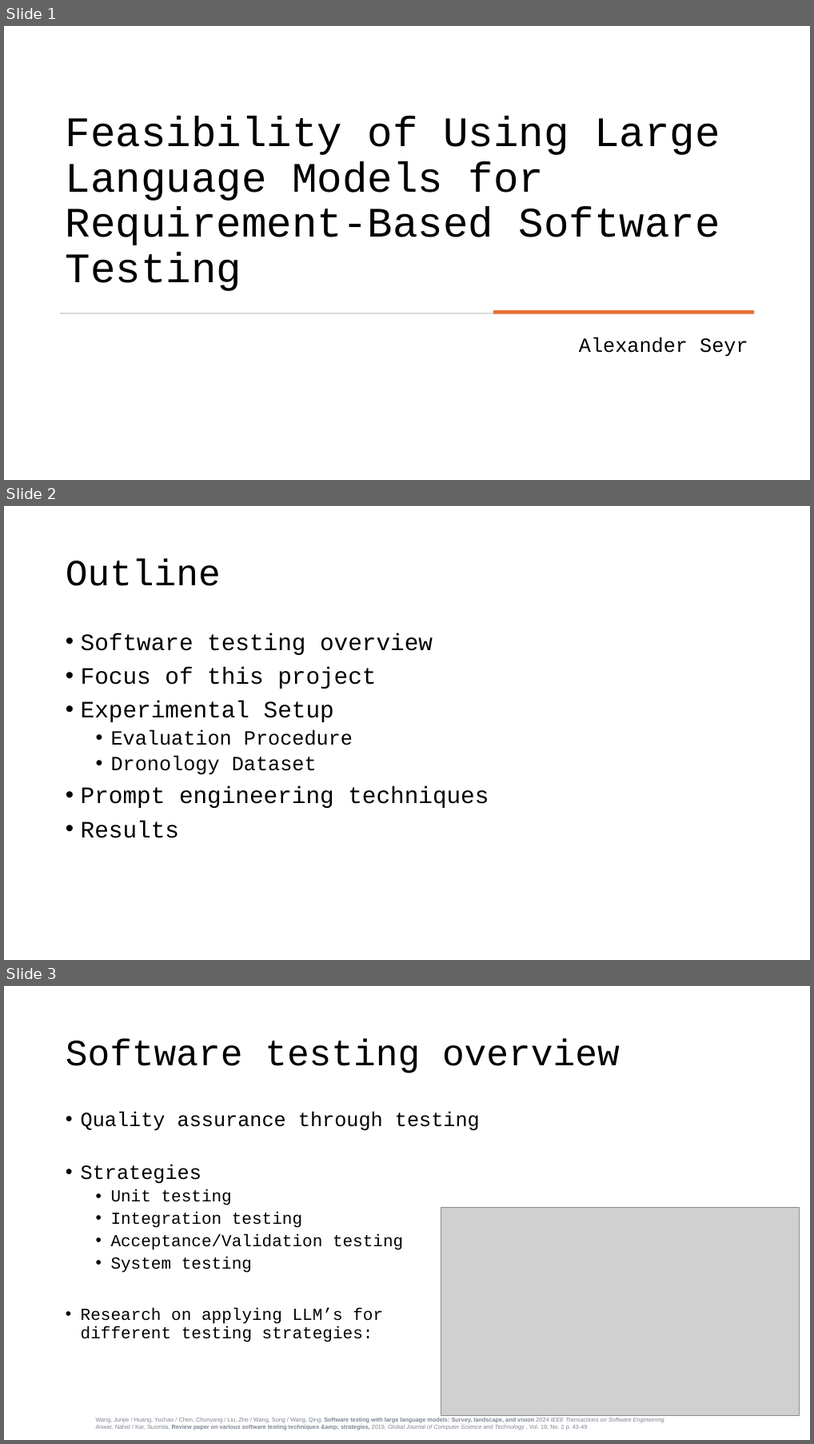
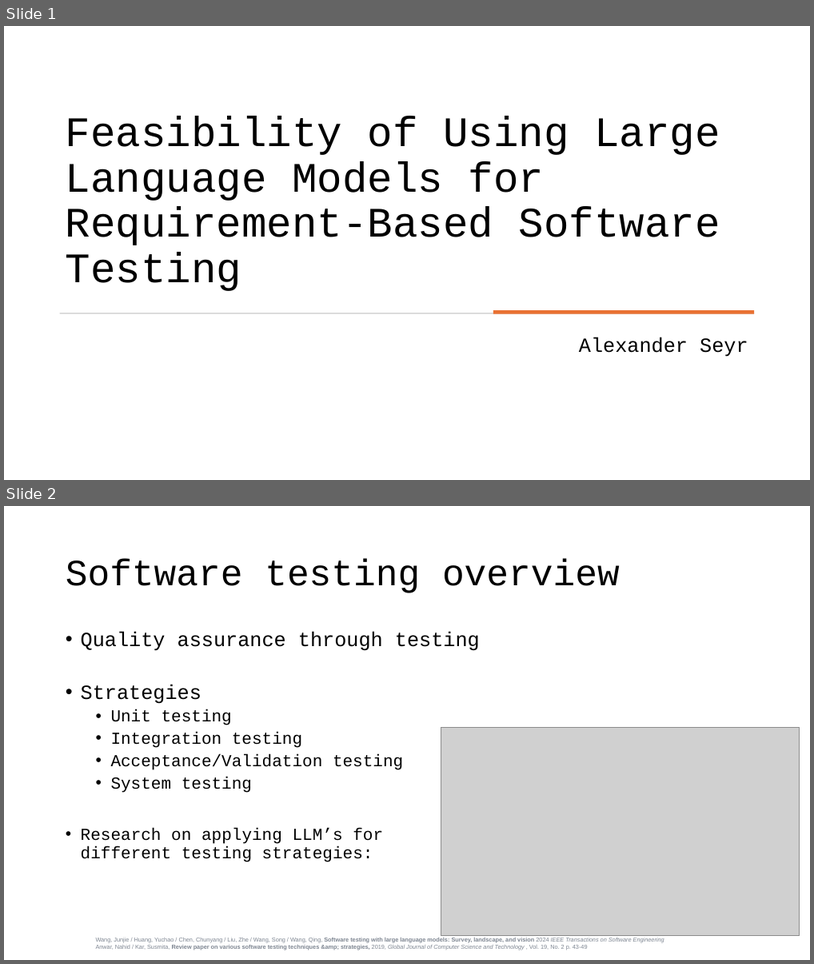
Before and after one commit to as-cal8/RBST-prompt-engineering, a slide deck: presentation/RBST_prompt-eng [Autosaved].pptx. Shown one above the other, each under a label of ours: slides 1, 2 and 3 before the commit, slides 1 and 2 after it. The pictures are 814x1444 and 814x964 pixels, drawn with LibreOffice and Linux fonts; fonts in the diff are those of the drawing; grey boxes stand for pictures. Boxes give left, top, right and bottom in pixels: in the first picture for what was removed or moved away, otherwise in the second. Text is boxed around its words. In the diff, an @@ line names an element or a change of style, - is before the commit and + after.

```diff
--- a/presentation/RBST_prompt-eng [Autosaved].pptx
+++ b/presentation/RBST_prompt-eng [Autosaved].pptx
@@ slide 2 removed at (x1=4, y1=506, x2=810, y2=960), background #FFFFFF @@
@@ title removed at (x1=66, y1=560, x2=221, y2=586) @@
-Outline
@@ text removed at (x1=81, y1=633, x2=489, y2=838) @@
-• Software testing overview
-• Focus of this project
-• Experimental Setup
-  • Evaluation Procedure
-  • Dronology Dataset
-• Prompt engineering techniques
-• Results
@@ what was slide 3 is now slide 2 @@
```
Also in this commit, not shown: 5 slides changed, 5 slides added, 1 other slide removed, 10 other files.
